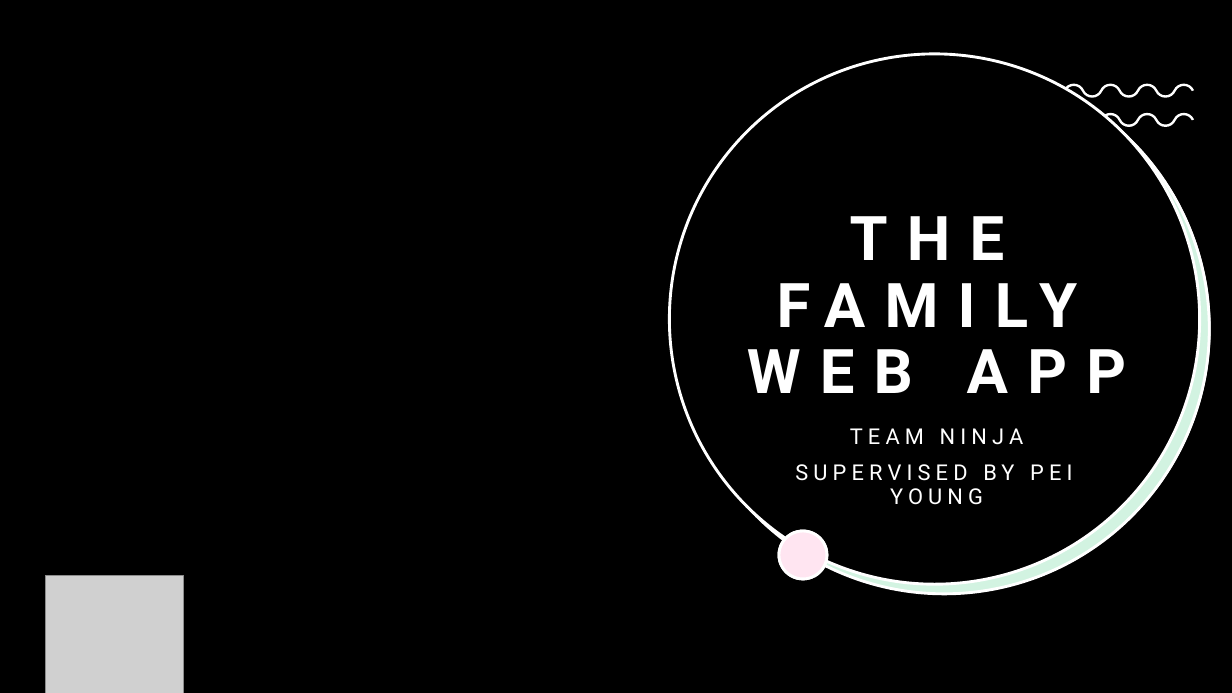
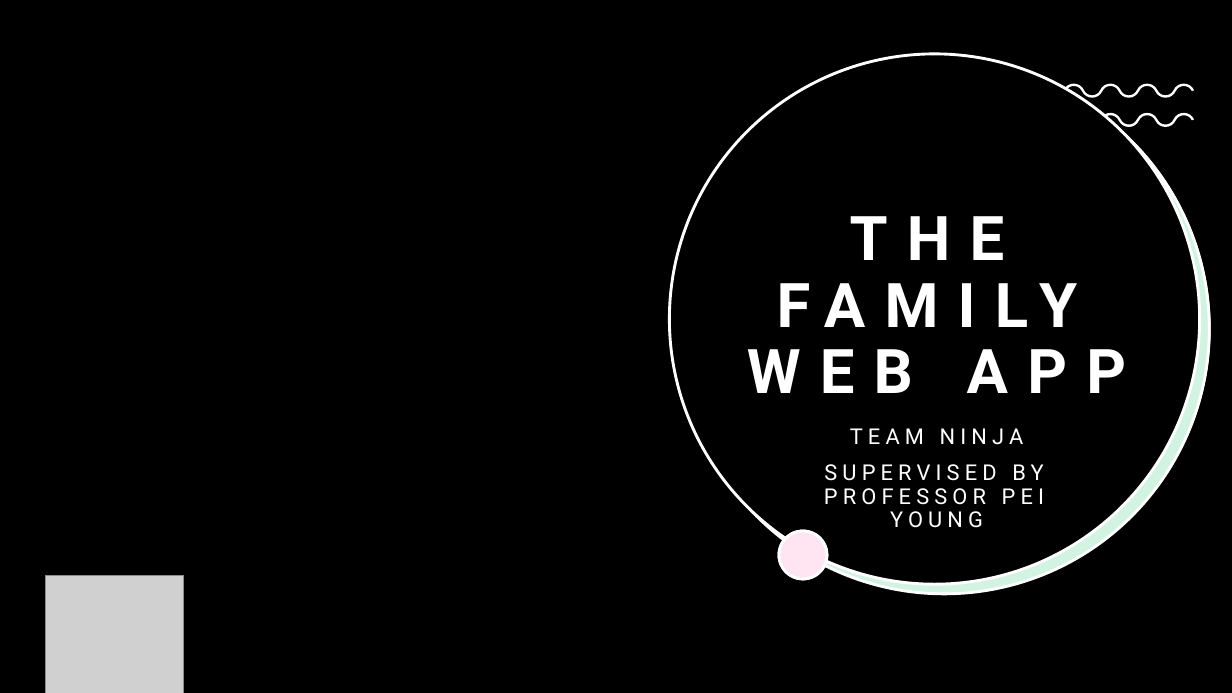
Before and after one commit to Khasaleh/family_app, a slide deck: slide 1 of Presentation1.pptx. Drawn at 1232x693 pixels with LibreOffice and Linux fonts; fonts in the diff are those of the drawing; grey boxes stand for pictures; background and template pictures are left out. Boxes give left, top, right and bottom in pixels: in the first picture for what was removed or moved away, otherwise in the second. Text is boxed around its words. In the diff, an @@ line names an element or a change of style, - is before the commit and + after.

Commit message:
adding version 1.1 of the ppt

```diff
--- a/Presentation1.pptx
+++ b/Presentation1.pptx
@@ subtitle at bbox=[824, 464, 1044, 528]: text changed @@
-SUPERVISED BY PEI YOUNG
+SUPERVISED BY PROFESSOR PEI YOUNG
```
